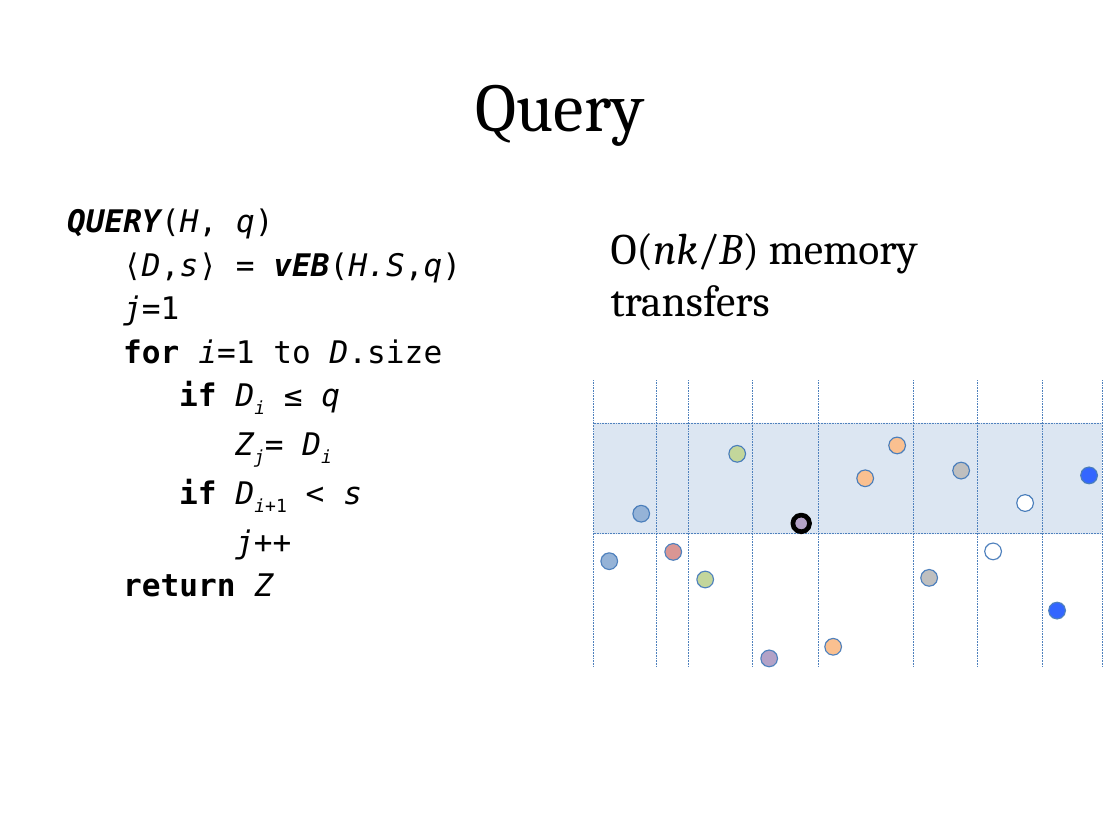
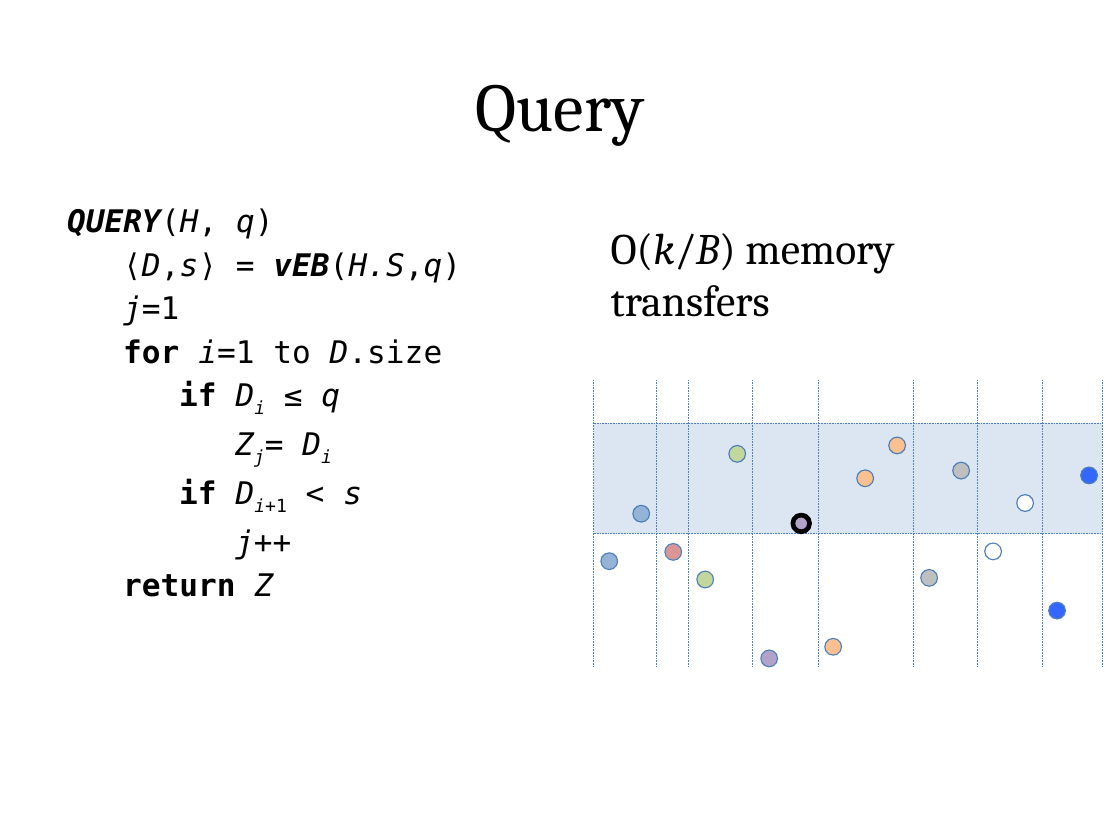
Before and after one commit to vineetgopal/fractals_paper, a slide deck: slide 17 of final_presentation.pptx. Drawn at 1120x840 pixels with LibreOffice and Linux fonts; fonts in the diff are those of the drawing. Boxes give left, top, right and bottom in pixels: in the first picture for what was removed or moved away, otherwise in the second. Text is boxed around its words. In the diff, an @@ line names an element or a change of style, - is before the commit and + after.

```diff
--- a/final_presentation.pptx
+++ b/final_presentation.pptx
@@ text at box(611, 233, 894, 317): text changed @@
-O(nk/B) memory transfers
+O(k/B) memory transfers
```
Also in this commit, not shown: 3 other files.
